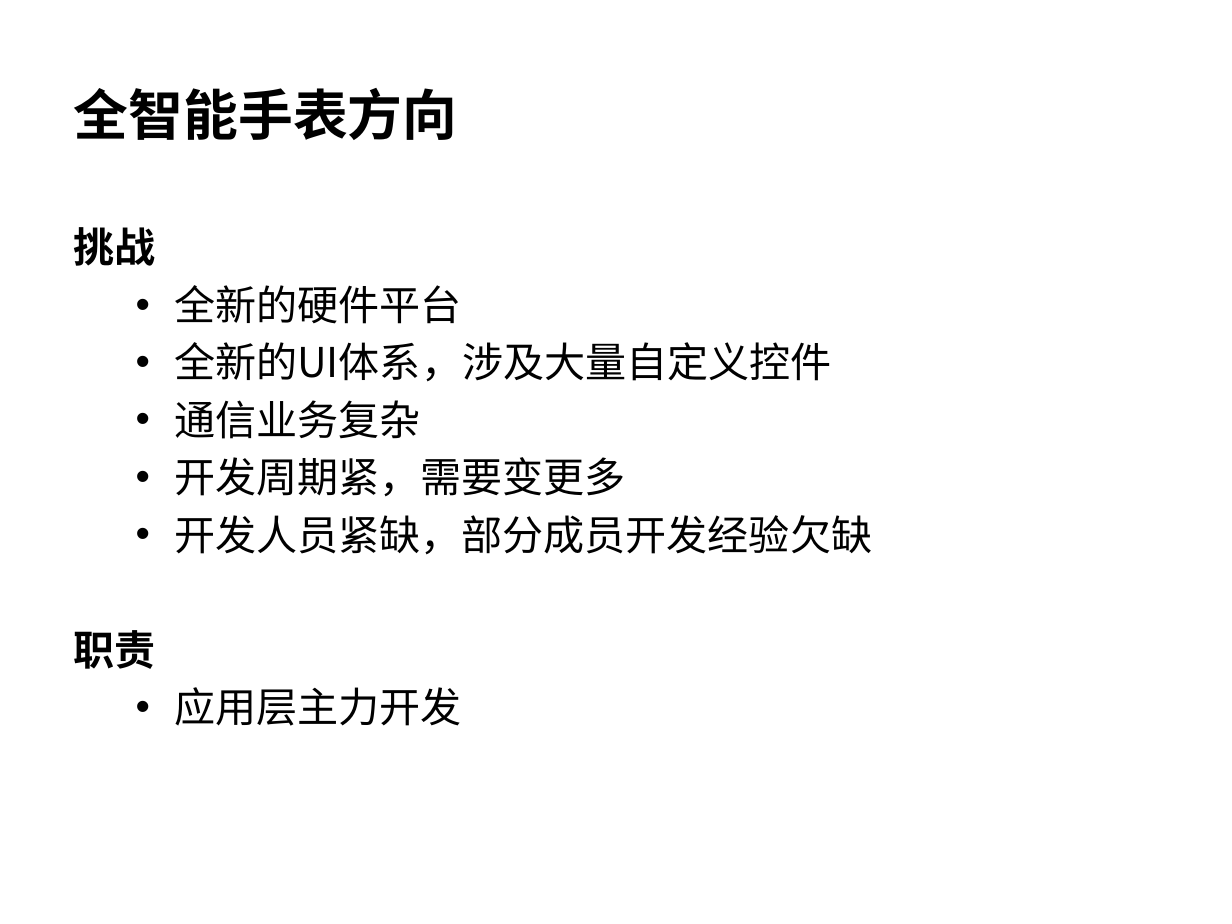
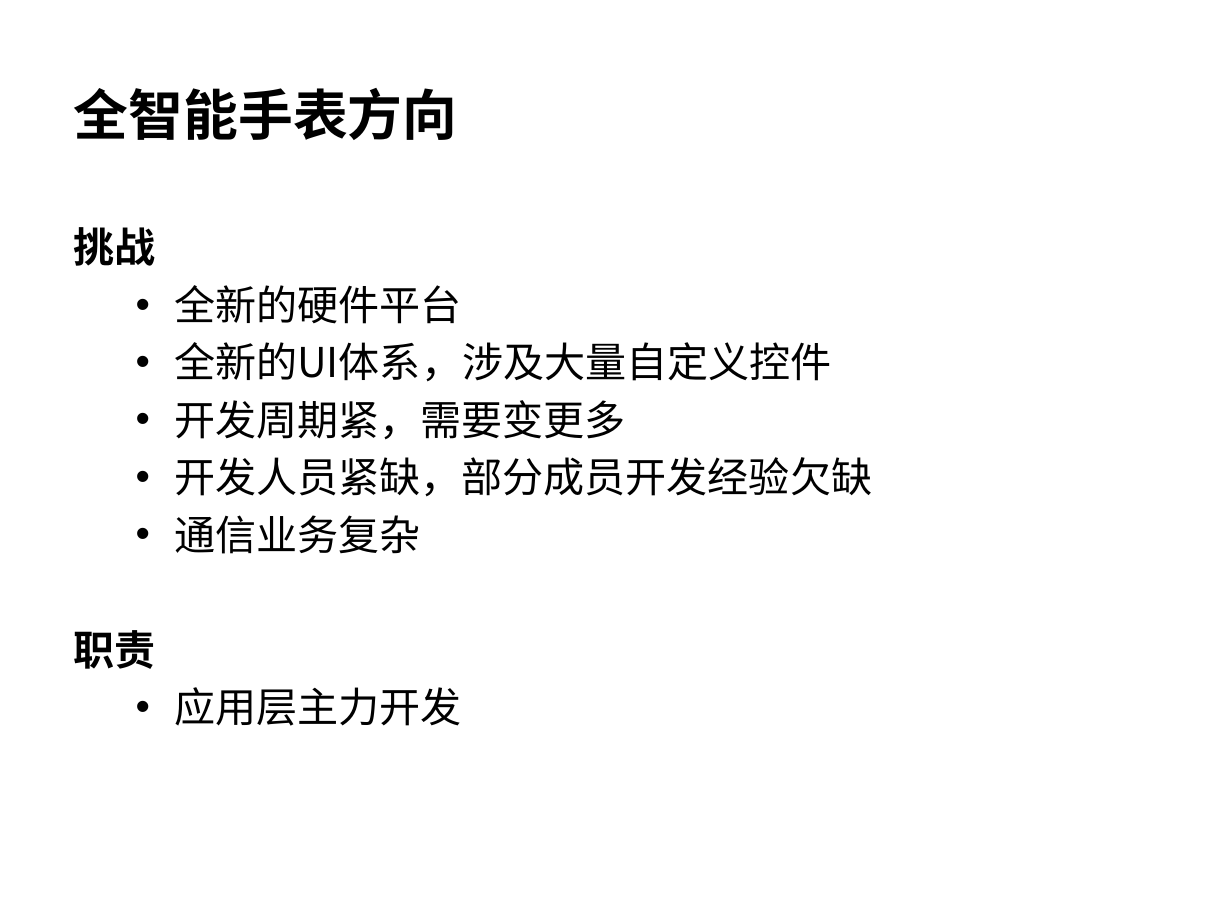
Before and after one commit to wangzhengyi/WangZhengyi, a slide deck: slide 9 of promote/2016-promote-p6.pptx. Drawn at 1232x924 pixels with LibreOffice and Linux fonts; fonts in the diff are those of the drawing. Boxes give left, top, right and bottom in pixels: in the first picture for what was removed or moved away, otherwise in the second. Text is boxed around its words. In the diff, an @@ line names an element or a change of style, - is before the commit and + after.

```diff
--- a/promote/2016-promote-p6.pptx
+++ b/promote/2016-promote-p6.pptx
@@ text at [174,400,420,439]: paragraph removed @@
-  • 通信业务复杂
@@ text at [174,515,420,554]: paragraph added @@
+  • 通信业务复杂
```
Also in this commit, not shown: 2 other slides changed, 2 other files.
